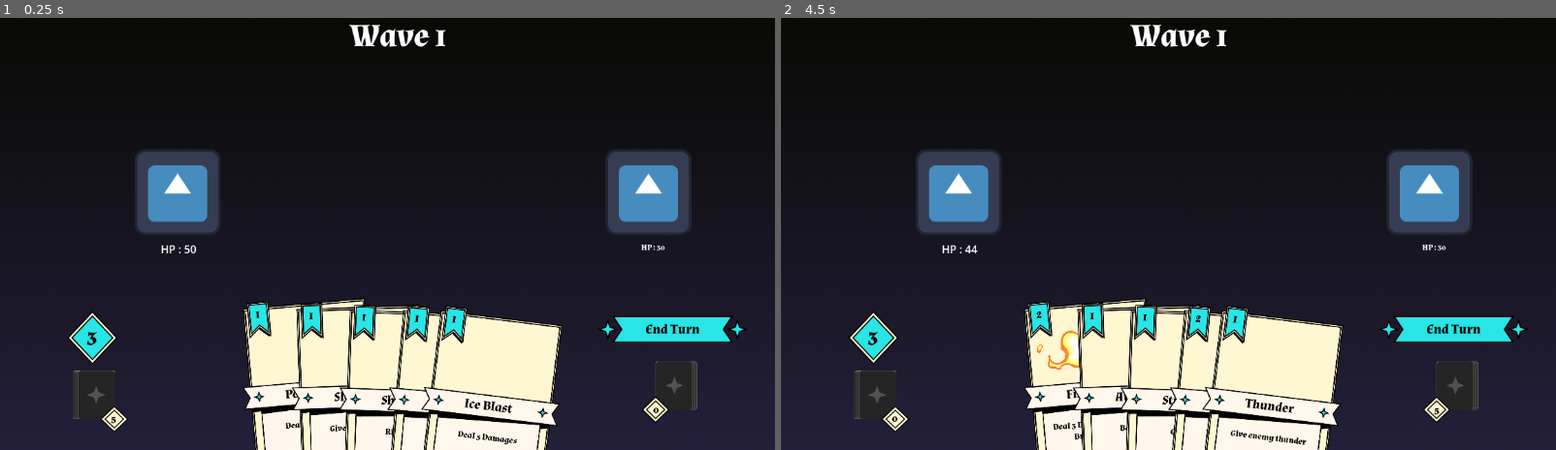
Above: before the commit, frames 1-2 (left to right).
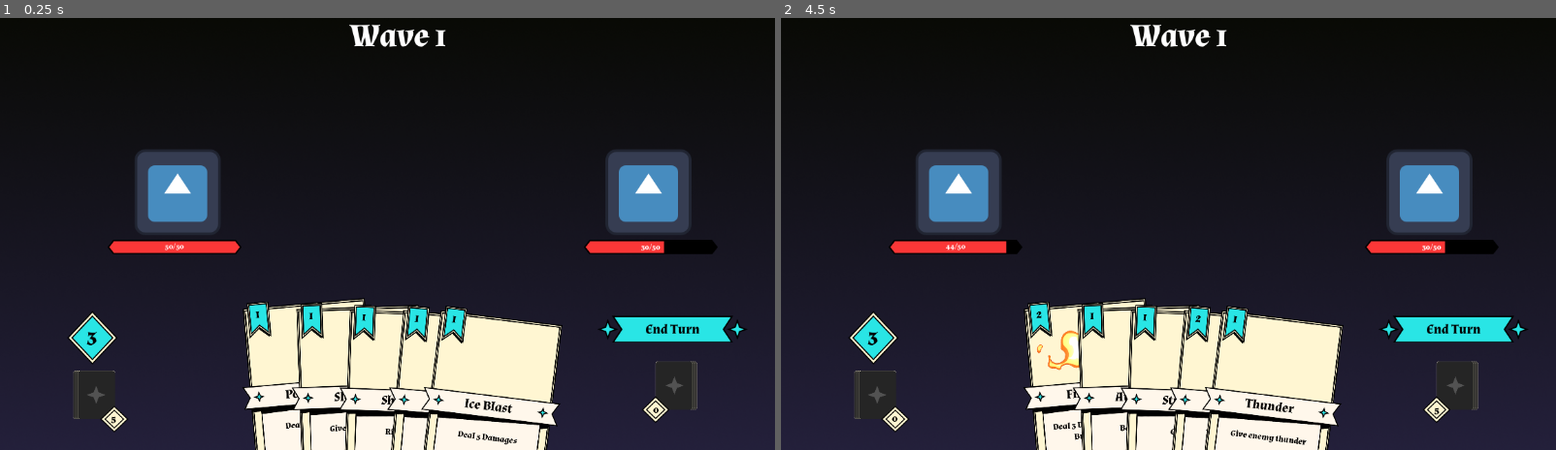
Above: after the commit, the same moments.

Repository: mikarespati/The-Arcalon
Game: Godot game, scene res://scenes/battle/battle_scene.tscn
Same seed, same stepped clock (60 frames per second), same inputs: the game is played once before the commit and once after it. This scene is started directly instead of the project's main scene. The engine's default icon, where the game draws it, is replaced by a stand-in: a white triangle on a blue panel in a dark square.
Inputs (mouse positions are in pixels of both pictures, inside the frame that each line leads up to):
- Up to frame 1 (0.25 s): no input
- Up to frame 2 (4.5 s): click "Poiso Blast" at 0.5 s; click "Sleep" at 1.25 s; click "Shield" at 2 s; click "Blind" at 2.75 s; click "Ice Blast" at 3.5 s; click (1455, 329) at 4.25 s

The runs differ from the first frame. In frame 1, 1.1% of the frame differs, in the area x 13-93%, y 51-55%; in frame 2, 1.1%.

Commit message:
Implement core combat system with animated HP bars

Diff:
--- a/scenes/battle/battle_scene.tscn
+++ b/scenes/battle/battle_scene.tscn
@@ -4,9 +4,11 @@
 [ext_resource type="Texture2D" uid="uid://d1kbubughh767" path="res://assets/backgrounds/battlescenedummy.png" id="1_lbt8a"]
 [ext_resource type="Texture2D" uid="uid://cwxbpba7btcg3" path="res://icon.svg" id="2_cywj5"]
 [ext_resource type="FontFile" uid="uid://s42mey0d8uem" path="res://assets/fonts/Almendra/Almendra-Bold.ttf" id="3_2wmvw"]
+[ext_resource type="Texture2D" uid="uid://dpl2oqur1cr21" path="res://assets/ui/healthempty.png" id="4_3511k"]
 [ext_resource type="Texture2D" uid="uid://dqfqgvqd30mpr" path="res://assets/button/mana.png" id="5_2wmvw"]
 [ext_resource type="PackedScene" uid="uid://blck0m0ygekkh" path="res://scenes/cards/card.tscn" id="5_7hnyd"]
 [ext_resource type="Texture2D" uid="uid://74cshyd6d82y" path="res://assets/cards/leftdeck.png" id="5_dddu7"]
+[ext_resource type="Texture2D" uid="uid://c6lb2lihesvr" path="res://assets/ui/healthfull.png" id="5_puhd7"]
 [ext_resource type="Texture2D" uid="uid://b1i8na7tg1tff" path="res://assets/button/endturn.png" id="7_ww1p6"]
 [ext_resource type="Script" uid="uid://dgt30coifqmsm" path="res://scripts/battle/battle_manager.gd" id="8_2wmvw"]
 [ext_resource type="Texture2D" uid="uid://4o562y4mu3m" path="res://assets/cards/rightdeck.png" id="8_3511k"]
@@ -36,16 +38,6 @@
 offset_bottom = 40.0
 texture = ExtResource("2_cywj5")
 
-[node name="EnemyHP" type="Label" parent="EnemyArea" unique_id=2138414526]
-layout_mode = 0
-offset_left = 53.0
-offset_top = 138.0
-offset_right = 106.0
-offset_bottom = 161.0
-theme_override_fonts/font = ExtResource("3_2wmvw")
-theme_override_font_sizes/font_size = 12
-text = "50/50"
-
 [node name="EnemyIntent" type="TextureRect" parent="EnemyArea" unique_id=766419731]
 layout_mode = 0
 offset_right = 40.0
@@ -63,14 +55,6 @@
 offset_right = 40.0
 offset_bottom = 40.0
 texture = ExtResource("2_cywj5")
-
-[node name="PlayerHP" type="Label" parent="PlayArea" unique_id=19039718]
-layout_mode = 0
-offset_left = 39.0
-offset_top = 137.0
-offset_right = 92.0
-offset_bottom = 160.0
-text = "HP : 50"
 
 [node name="BuffArea" type="HBoxContainer" parent="PlayArea" unique_id=640277500]
 layout_mode = 0
@@ -239,7 +223,49 @@
 scale = Vector2(0.5, 0.5)
 texture_normal = ExtResource("7_ww1p6")
 
-[node name="BattleEffects" type="Node2D" parent="." unique_id=1881414476]
+[node name="BattleEffects" type="Node2D" parent="." unique_id=842469164]
+
+[node name="EnemyHPBar" type="TextureProgressBar" parent="BattleEffects" unique_id=1422013755]
+offset_left = 868.0
+offset_top = 335.0
+offset_right = 1266.0
+offset_bottom = 378.0
+scale = Vector2(0.5, 0.5)
+max_value = 50.0
+value = 30.0
+texture_under = ExtResource("4_3511k")
+texture_progress = ExtResource("5_puhd7")
+
+[node name="EnemyHP" type="Label" parent="BattleEffects/EnemyHPBar" unique_id=2138414526]
+layout_mode = 0
+offset_left = 170.0
+offset_top = 6.0
+offset_right = 202.0
+offset_bottom = 26.0
+theme_override_fonts/font = ExtResource("3_2wmvw")
+theme_override_font_sizes/font_size = 24
+text = "50/50"
+
+[node name="PlayerHPBar" type="TextureProgressBar" parent="BattleEffects" unique_id=176557817]
+offset_left = 160.0
+offset_top = 335.0
+offset_right = 558.0
+offset_bottom = 378.0
+scale = Vector2(0.5, 0.5)
+max_value = 50.0
+value = 50.0
+texture_under = ExtResource("4_3511k")
+texture_progress = ExtResource("5_puhd7")
+
+[node name="PlayerHP" type="Label" parent="BattleEffects/PlayerHPBar" unique_id=19039718]
+layout_mode = 0
+offset_left = 170.0
+offset_top = 4.0
+offset_right = 240.0
+offset_bottom = 36.0
+theme_override_fonts/font = ExtResource("3_2wmvw")
+theme_override_font_sizes/font_size = 24
+text = "50/50"
 
 [node name="BattleManager" type="Node" parent="." unique_id=2118169017 groups=["battle_manager"]]
 script = ExtResource("8_2wmvw")
--- a/scripts/battle/battle_manager.gd
+++ b/scripts/battle/battle_manager.gd
@@ -12,13 +12,15 @@
 
 func update_ui():
 	$"../BottomUI/ManaUI/ManaLabel".text = str(current_mana)
-	$"../EnemyArea/EnemyHP".text = "HP : " + str(enemy_hp)
-	$"../PlayArea/PlayerHP".text = "HP : " + str(player_hp)
+	get_node("/root/BattleScene/BattleEffects/EnemyHPBar/EnemyHP").text = str(enemy_hp) + "/50"
+	get_node("/root/BattleScene/BattleEffects/PlayerHPBar/PlayerHP").text = str(player_hp) + "/50"
 	$"../BottomUI/LeftDeckUI/DeckCountLabel".text = str(deck.size())
 	$"../BottomUI/RightDeckUI/DiscardCountLabel".text = str(discard_pile.size())
+	get_node("/root/BattleScene/BattleEffects/EnemyHPBar").value = enemy_hp
+	get_node("/root/BattleScene/BattleEffects/PlayerHPBar").value = player_hp
+
 
 func _ready():
-
 	deck = [
 
 		preload("res://resources/cards/fire_blast.tres"),
@@ -118,6 +120,8 @@
 	var enemy_damage = 6
 
 	player_hp -= enemy_damage
+	animate_player_hp()
+	update_ui()
 
 	check_battle_result()
 
@@ -191,3 +195,33 @@
 	used_cards.append(card_data)
 
 	update_hand_visual()
+
+func animate_enemy_hp():
+	print("ANIMASI JALAN")
+	var hp_bar = $"../BattleEffects/EnemyHPBar"
+
+	var tween = create_tween()
+
+	tween.tween_property(
+		hp_bar,
+		"value",
+		enemy_hp,
+		0.3
+	)
+
+func animate_player_hp():
+
+	var hp_bar = get_node("/root/BattleScene/BattleEffects/PlayerHPBar")
+
+	var tween = create_tween()
+
+	tween.set_trans(Tween.TRANS_SINE)
+
+	tween.set_ease(Tween.EASE_OUT)
+
+	tween.tween_property(
+		hp_bar,
+		"value",
+		player_hp,
+		0.3
+	)
--- a/scripts/cards/card.gd
+++ b/scripts/cards/card.gd
@@ -35,6 +35,7 @@
 	if battle_manager.current_mana >= mana_cost:
 		battle_manager.current_mana -= mana_cost
 		battle_manager.enemy_hp -= damage
+		battle_manager.animate_enemy_hp()
 		battle_manager.discard_card(card_data)
 		battle_manager.update_ui()
 		battle_manager.check_battle_result()
Not shown, changed: README.md
